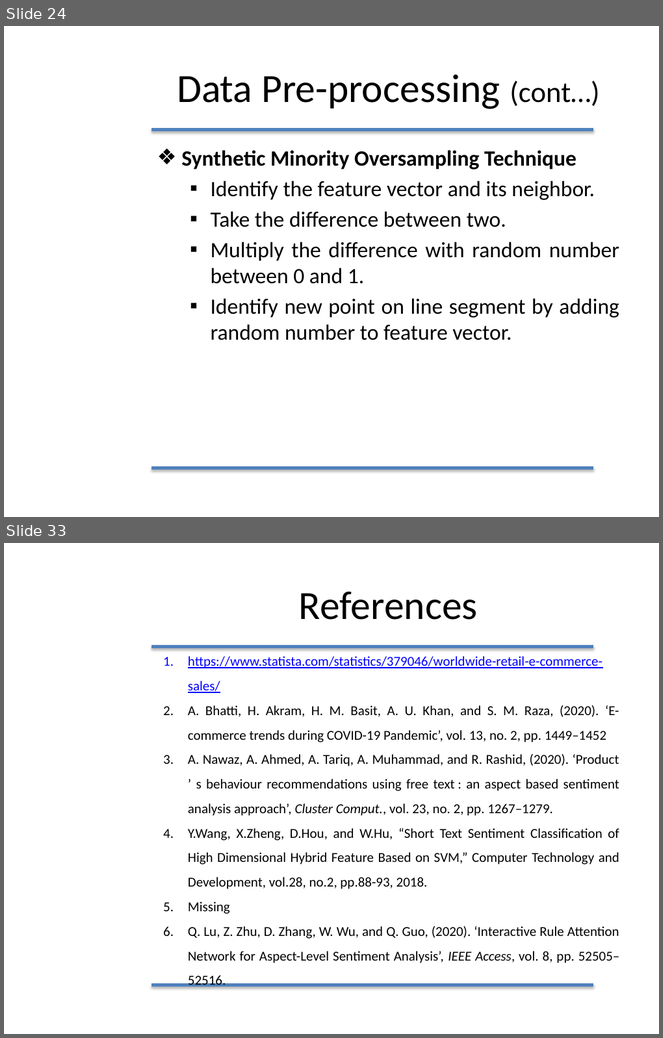
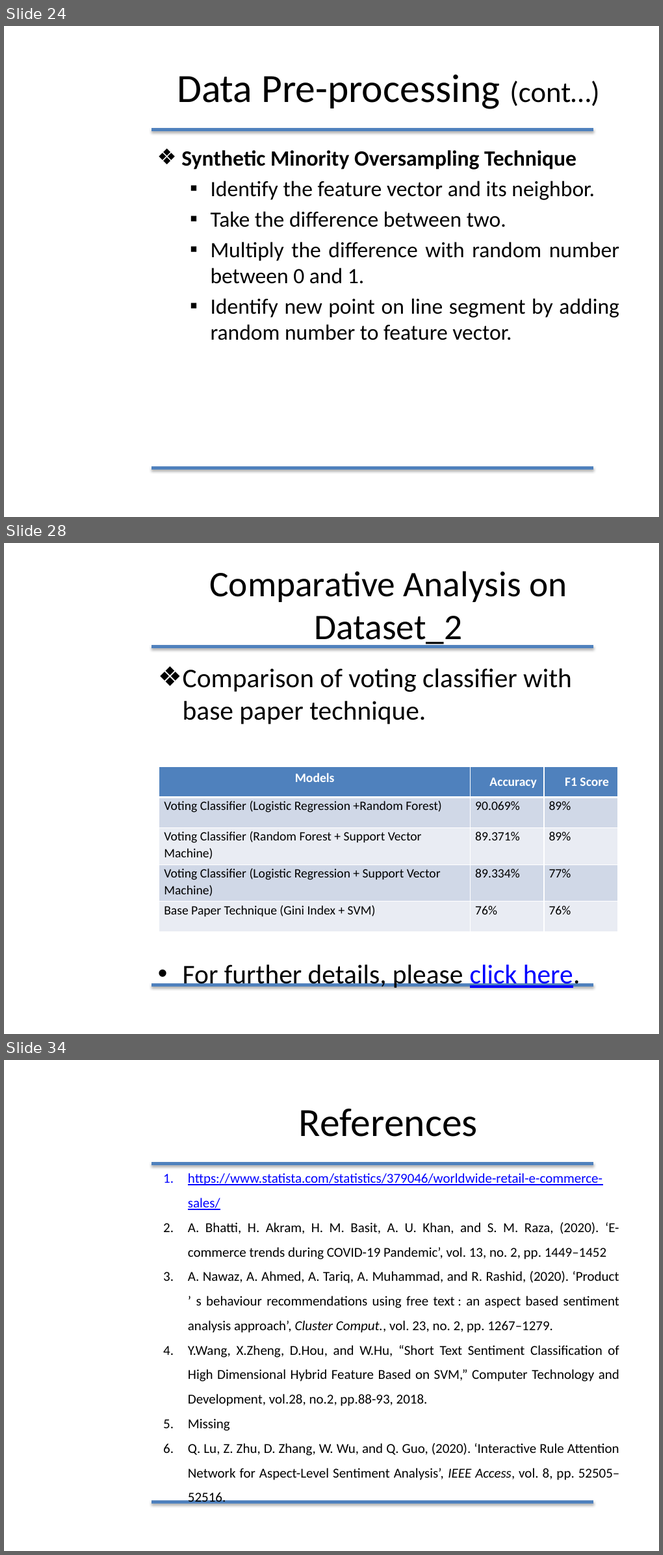
Before and after one commit to furqan-durrani/Thesisss, a slide deck: Furqan Durrani.pptx. Shown one above the other, each under a label of ours: slides 24 and 33 before the commit, slides 24, 28 and 34 after it; the slides between them are not shown. The pictures are 663x1038 and 663x1555 pixels, drawn with LibreOffice and Linux fonts; fonts in the diff are those of the drawing; background and template pictures are left out. Boxes give left, top, right and bottom in pixels: in the first picture for what was removed or moved away, otherwise in the second. Text is boxed around its words. In the diff, an @@ line names an element or a change of style, - is before the commit and + after.

```diff
--- a/Furqan Durrani.pptx
+++ b/Furqan Durrani.pptx
@@ slide 28 added at [4, 543, 659, 1034], background #FFFFFF; not listed: 2 template elements that a slide beside it also shows @@
@@ title added at [209, 571, 567, 648], 39.6 pt, text #000000 @@
+Comparative Analysis on Dataset_2
@@ text added at [183, 668, 581, 989], 29.6 pt, text #000000 @@
+❖ Comparison of voting classifier with base paper technique.
+• For further details, please click here.
@@ table added at [159, 767, 617, 933], 5 rows, 3 columns @@
+Models | Accuracy | F1 Score
+Voting Classifier (Logistic Regression +Random Forest) | 90.069% | 89%
+Voting Classifier (Random Forest + Support Vector Machine) | 89.371% | 89%
+Voting Classifier (Logistic Regression + Support Vector Machine) | 89.334% | 77%
+Base Paper Technique (Gini Index + SVM) | 76% | 76%
@@ what was slide 33 is now slide 34 @@
```
Also in this commit, not shown: 15 slides changed, 2 other slides added, 1 slide removed.
